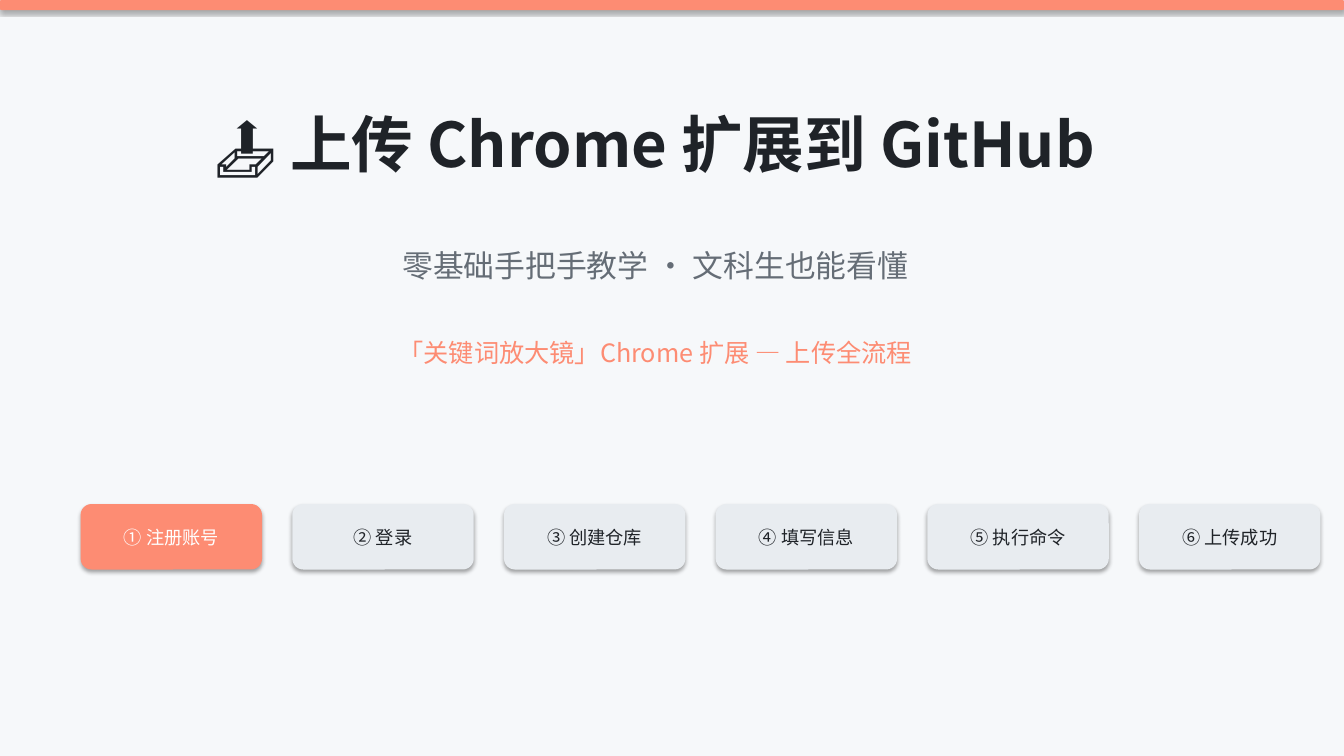
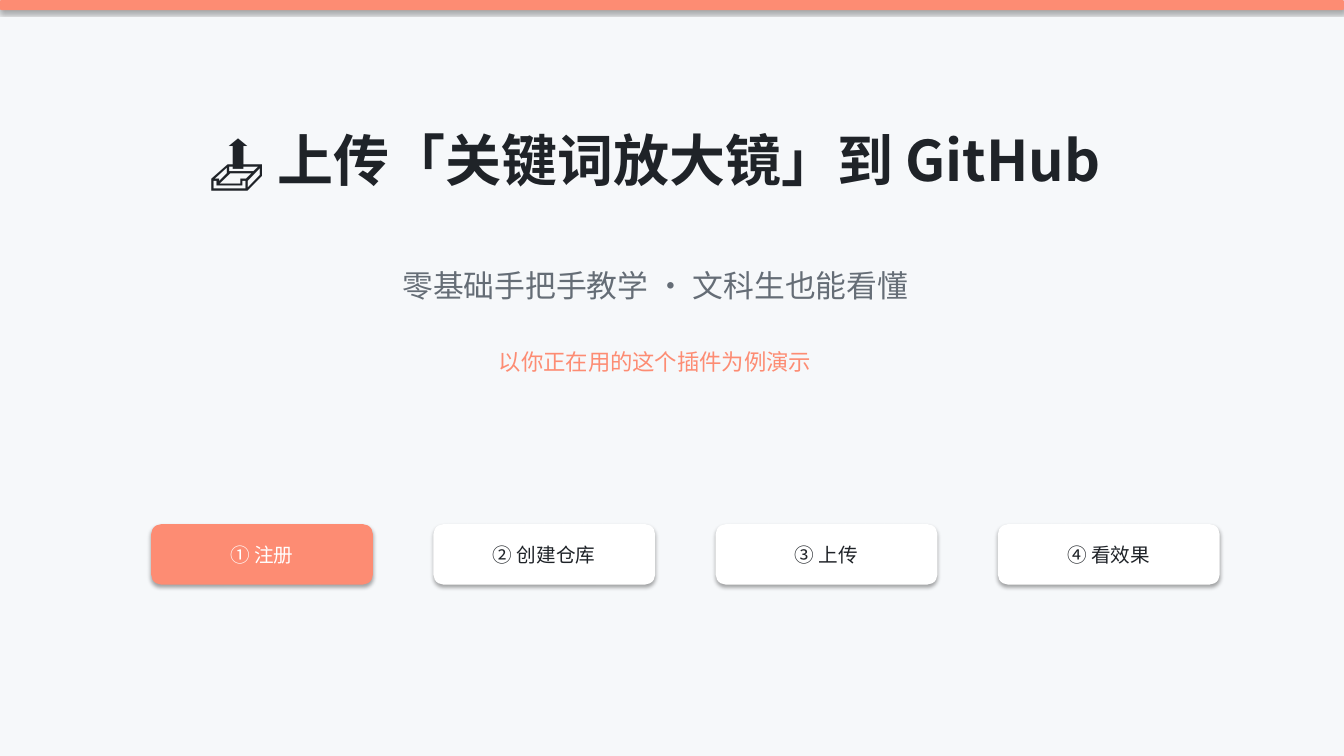
Before and after one commit to mmm1111lhc/keyword-magnifier, a slide deck: slide 1 of GitHub上传教程.pptx. Drawn at 1344x756 pixels with LibreOffice and Linux fonts; fonts in the diff are those of the drawing. Boxes give left, top, right and bottom in pixels: in the first picture for what was removed or moved away, otherwise in the second. Text is boxed around its words. In the diff, an @@ line names an element or a change of style, - is before the commit and + after.

```diff
--- a/GitHub上传教程.pptx
+++ b/GitHub上传教程.pptx
@@ text at [278, 133, 1101, 187]: text changed; size 44 to 40 pt @@
-📤 上传 Chrome 扩展到 GitHub
+📤 上传「关键词放大镜」到 GitHub
@@ text "零基础手把手教学 · 文科生也能看懂": place and size @@
-text "零基础手把手教学 · 文科生也能看懂" at [402, 251, 908, 280]
+text "零基础手把手教学 · 文科生也能看懂" at [402, 271, 908, 300]
@@ text at [499, 351, 811, 372]: text changed; size 18 to 16 pt @@
-「关键词放大镜」Chrome 扩展 — 上传全流程
+以你正在用的这个插件为例演示
@@ rounded rectangle removed at [292, 504, 474, 570] @@
-② 登录
@@ rounded rectangle removed at [928, 504, 1109, 570] @@
-⑤ 执行命令
@@ rounded rectangle removed at [1139, 504, 1321, 570] @@
-⑥ 上传成功
@@ rounded rectangle "① 注册": place and size @@
-rounded rectangle "① 注册" at [81, 504, 262, 570]
+rounded rectangle "① 注册" at [151, 524, 373, 585]
@@ rounded rectangle "② 创建仓库": place and size @@
-rounded rectangle "② 创建仓库" at [504, 504, 686, 570]
+rounded rectangle "② 创建仓库" at [434, 524, 655, 585]
@@ rounded rectangle "② 创建仓库" at [434, 524, 655, 585]: fill #E8ECF0 to #FFFFFF @@
@@ rounded rectangle added at [716, 524, 938, 585], fill #FFFFFF, 14 pt, text #1F2328 @@
+③ 上传
@@ rounded rectangle "④ 看效果" at [998, 524, 1220, 585]: fill #E8ECF0 to #FFFFFF @@
@@ rounded rectangle "④ 看效果": place and size @@
-rounded rectangle "④ 看效果" at [716, 504, 897, 570]
+rounded rectangle "④ 看效果" at [998, 524, 1220, 585]
@@ text in rounded rectangle at [230, 545, 293, 564]: text changed; size 13 to 14 pt @@
-① 注册账号
+① 注册
@@ text in rounded rectangle at [493, 545, 596, 564]: text changed; size 13 to 14 pt @@
-③ 创建仓库
+② 创建仓库
@@ text in rounded rectangle at [1067, 545, 1150, 564]: text changed; size 13 to 14 pt @@
-④ 填写信息
+④ 看效果
```
Also in this commit, not shown: 6 other slides changed, 7 slides added, 6 slides removed, 45 other files.
